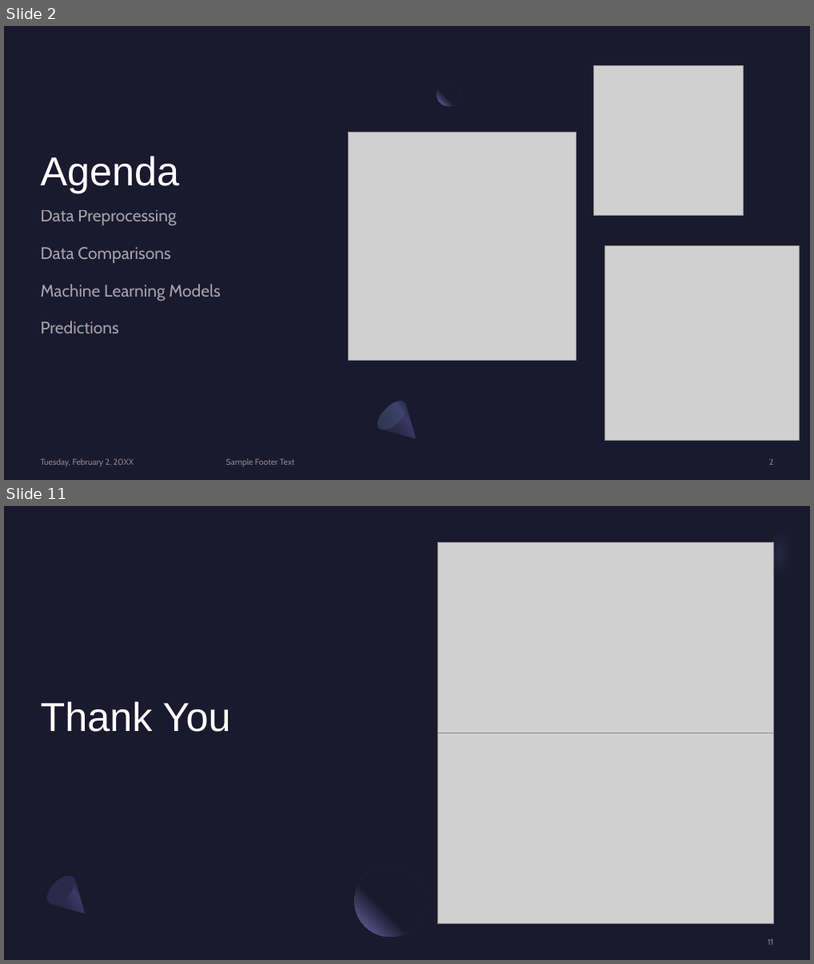
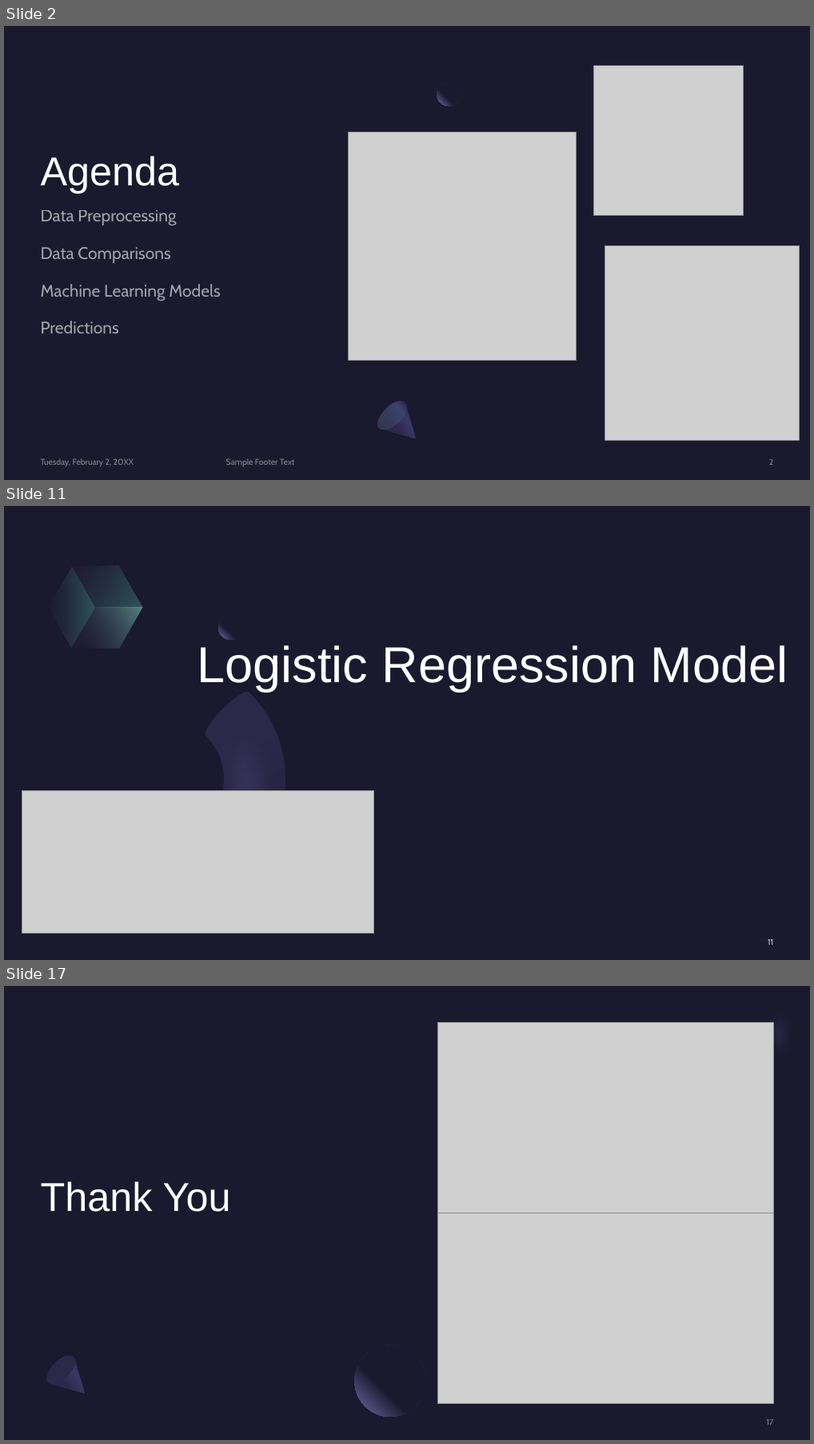
Before and after one commit to andrew-voortman/ML_Loan_Prediction_Model, a slide deck: Machine Learning Loan Predictions PP.pptx. Shown one above the other, each under a label of ours: slides 2 and 11 before the commit, slides 2, 11 and 17 after it; the slides between them are not shown. The pictures are 814x964 and 814x1444 pixels, drawn with LibreOffice and Linux fonts; fonts in the diff are those of the drawing; grey boxes stand for pictures. Boxes give left, top, right and bottom in pixels: in the first picture for what was removed or moved away, otherwise in the second. Text is boxed around its words. In the diff, an @@ line names an element or a change of style, - is before the commit and + after.

```diff
--- a/Machine Learning Loan Predictions PP.pptx
+++ b/Machine Learning Loan Predictions PP.pptx
@@ slide 11 added at (x1=4, y1=506, x2=810, y2=960), background #1B192E @@
@@ rectangle added at (x1=4, y1=506, x2=810, y2=960), fill #1B192E @@
@@ freeform shape added at (x1=60, y1=545, x2=155, y2=628), fill gradient #2C284A to #5BEFC1 @@
@@ freeform shape added at (x1=36, y1=566, x2=107, y2=648), fill gradient #2C284A to #5BEFC1 @@
@@ freeform shape added at (x1=71, y1=586, x2=143, y2=669), fill gradient #2C284A to #92F4D6 @@
@@ ellipse added at (x1=218, y1=616, x2=242, y2=639), fill gradient #1B192E to #7771B2 @@
@@ title added at (x1=198, y1=645, x2=789, y2=691), 60 pt, text #FFFFFF @@
+Logistic Regression Model
@@ freeform shape added at (x1=61, y1=676, x2=336, y2=951), fill #7771B2 at 40% opacity @@
@@ freeform shape added at (x1=76, y1=692, x2=336, y2=953), fill gradient #2C284A to #1B192E @@
@@ ellipse added at (x1=201, y1=688, x2=254, y2=741), fill #2C284A @@
@@ picture added at (x1=22, y1=790, x2=374, y2=933) @@
@@ page number added at (x1=768, y1=939, x2=774, y2=944), 10 pt, text #FFFFFF at 80% opacity @@
+11
@@ what was slide 11 is now slide 17 @@
@@ page number at (x1=767, y1=1419, x2=774, y2=1424): text changed @@
-11
+17
```
Also in this commit, not shown: 6 slides changed, 7 other slides added, 2 slides removed.
